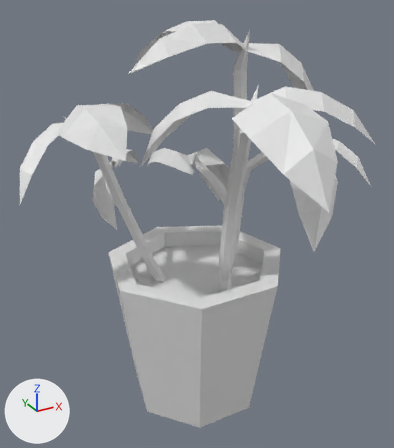
The Blender file Assets/3D object/Blender_hilut/plant001.blend: old version first, new version second.
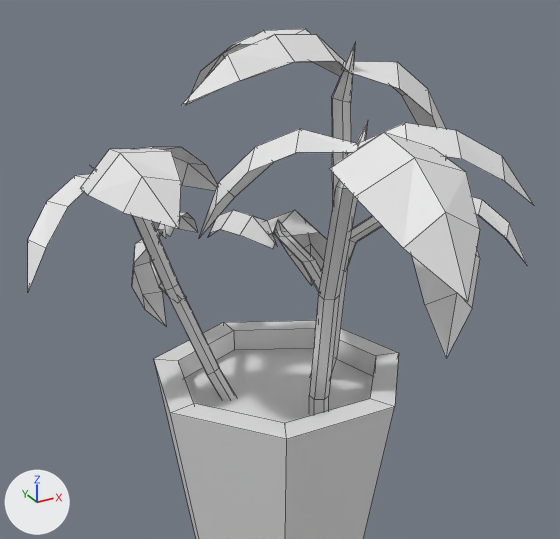
The first picture shows the older version from a 50 mm lens placed at (-3.04, -5.55, 5.28), pointed at (-0.12, -0.25, 2.62). The close-ups show both versions on the part from 0% to 100% of the width and 0% to 85% of the height of that picture. The axes (+X, +Y, +Z) are drawn at lower left. The lights are the same throughout. The close-ups show mesh edges as thin lines.

Objects in the first close-up: 'lehdet', 'ruukku', 'varret'.
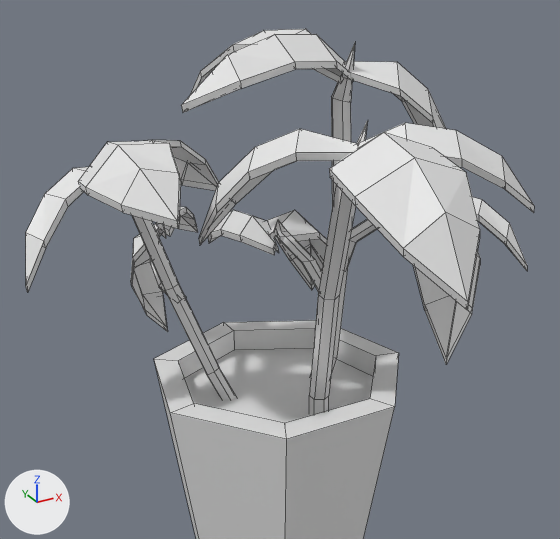
Scene script edits in JSON lines:
```json
{"block": "me_cylinder_004", "where": "# used by ob_lehdet; location = (-0.02, -0.02, 3.73); rotation_euler = (-0.0303, 0.182, 3.367), in degrees (-1.7, 10, 193); scale = (0.0178, 0.0315, 0.981)"}
{"op": "remove", "block": "me_cylinder_004", "code": "me_cylinder_004.from_pydata(...)  # 195 vertices, 120 faces; spans x -103.0..118.0, y -53.0..73.0, z -2.0..1.0"}
{"op": "add", "block": "me_cylinder_004", "code": "me_cylinder_004.from_pydata(...)  # 390 vertices, 390 faces; spans x -103.0..118.0, y -53.0..73.0, z -2.0..1.0"}
{"block": "me_cylinder_004", "change": "me_cylinder_004 part 1"}
{"block": "me_cylinder_004", "change": "195 vertices are added at x -103.0..118.0, y -53.0..73.0, z -2.0..1.0"}
{"block": "me_cylinder_004", "change": "270 new faces join them"}
```

Pixel boxes [x1, y1, x2, y2] of what changed, in the close-ups (560 x 539 px):
```json
{"object": "lehdet", "change": "reshaped", "before": [28, 29, 533, 358], "after": [26, 29, 534, 364]}
{"part": 1, "of": "me_cylinder_004", "change": "added", "after": [26, 44, 534, 364]}
```
